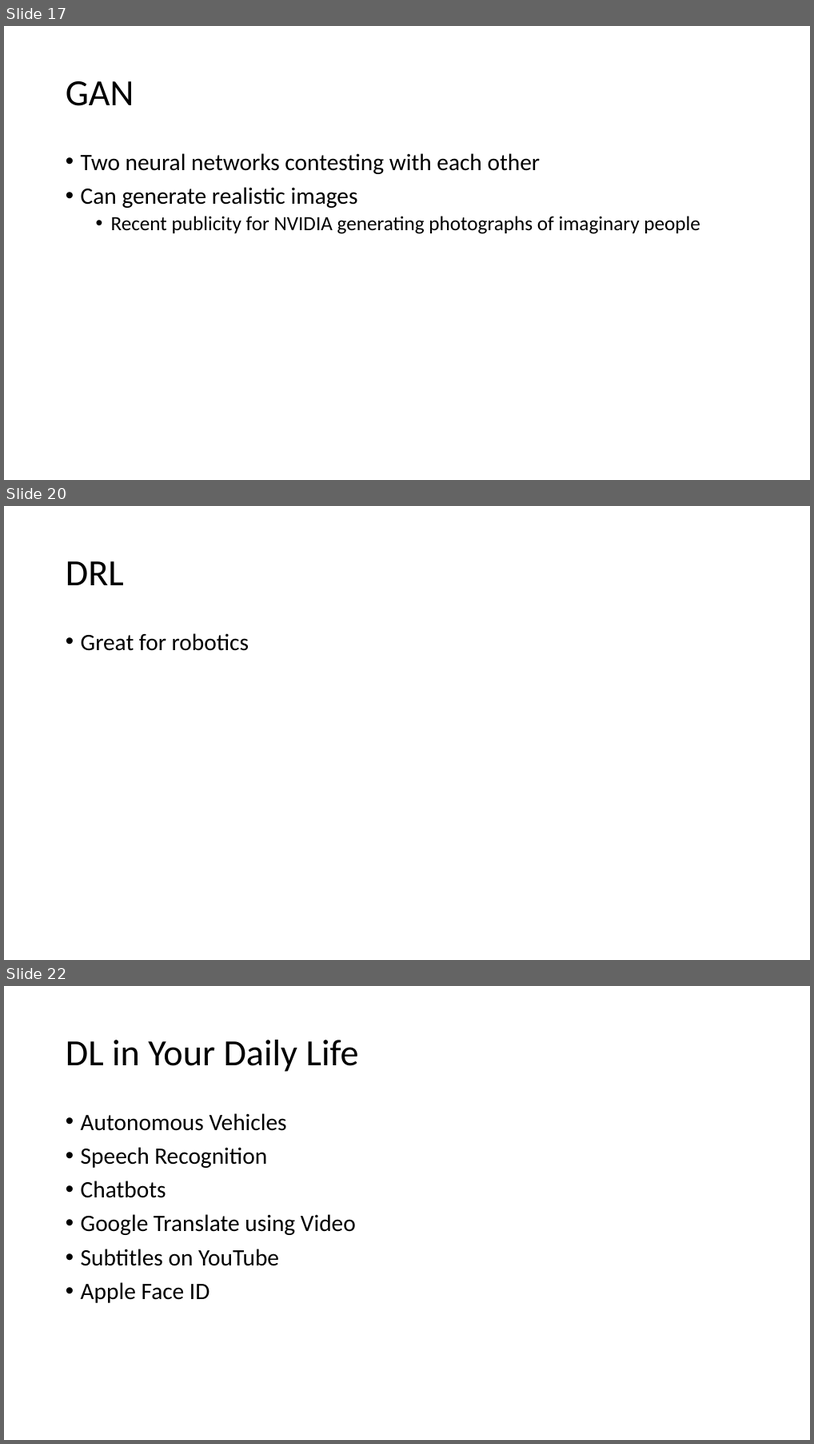
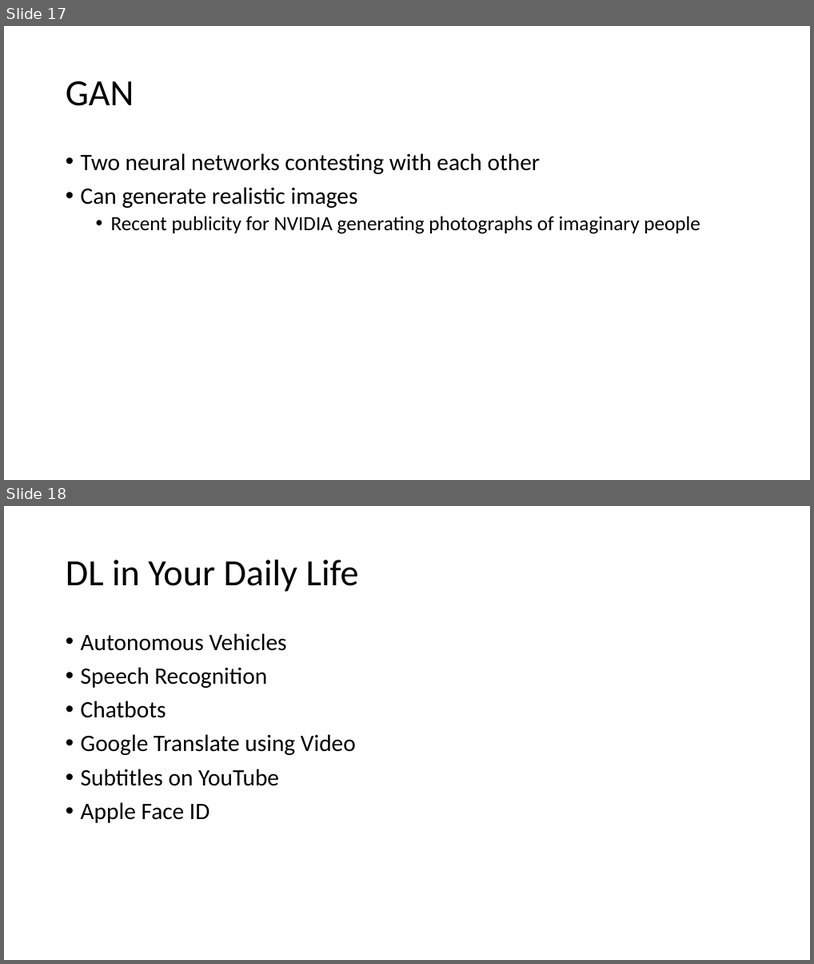
Before and after one commit to MIDS-scaling-up/v3, a slide deck: week01/Lecture_1.pptx. Shown one above the other, each under a label of ours: slides 17, 20 and 22 before the commit, slides 17 and 18 after it; the slides between them are not shown. The pictures are 814x1444 and 814x964 pixels, drawn with LibreOffice and Linux fonts; fonts in the diff are those of the drawing. Boxes give left, top, right and bottom in pixels: in the first picture for what was removed or moved away, otherwise in the second. Text is boxed around its words. In the diff, an @@ line names an element or a change of style, - is before the commit and + after.

```diff
--- a/week01/Lecture_1.pptx
+++ b/week01/Lecture_1.pptx
@@ slide 20 removed at (4, 506, 810, 960), background #FFFFFF @@
@@ title removed at (66, 561, 124, 585) @@
-DRL
@@ text removed at (81, 633, 249, 651) @@
-• Great for robotics
@@ what was slide 22 is now slide 18 @@
```
Also in this commit, not shown: 5 slides changed, 4 other slides removed.
